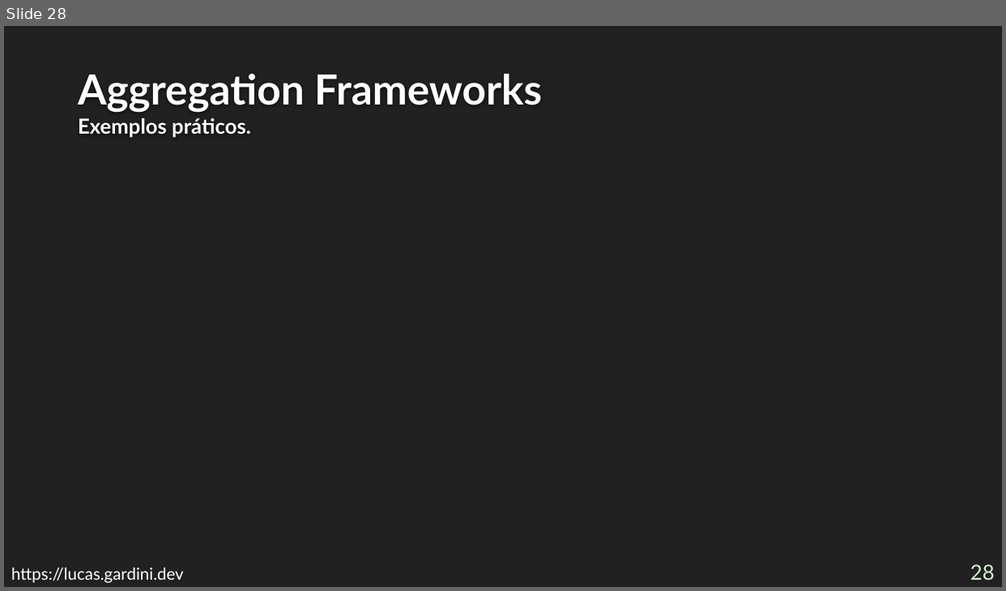
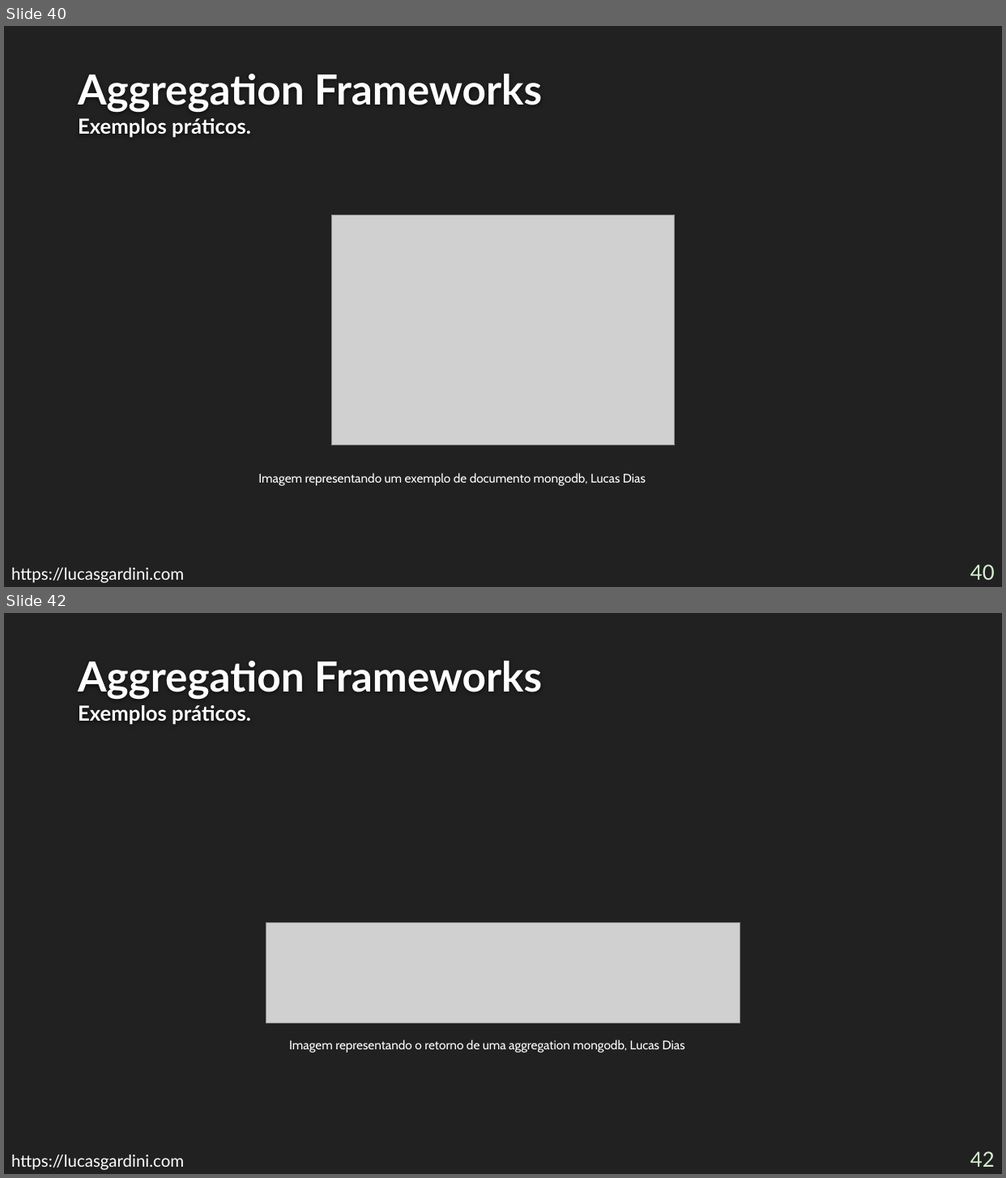
Before and after one commit to Lucas-Gardini/IFSP-ADS-BD2, a slide deck: mongodb/minicurso-mongodb.pptx. Shown one above the other, each under a label of ours: slide 28 before the commit, slides 40 and 42 after it; the slides between them are not shown. The pictures are 1006x591 and 1006x1178 pixels, drawn with LibreOffice and Linux fonts; fonts in the diff are those of the drawing; grey boxes stand for pictures; background and template pictures are left out. Boxes give left, top, right and bottom in pixels: in the first picture for what was removed or moved away, otherwise in the second. Text is boxed around its words. In the diff, an @@ line names an element or a change of style, - is before the commit and + after.

```diff
--- a/mongodb/minicurso-mongodb.pptx
+++ b/mongodb/minicurso-mongodb.pptx
@@ slide 42 added at [4,613,1002,1174], background #212121 @@
@@ title added at [78,661,542,725], 40 pt, text #FEFEFE, bold @@
+Aggregation Frameworks
+Exemplos práticos.
@@ picture added at [266,923,740,1023] @@
@@ text added at [289,1040,685,1053], 12 pt, text #FFFFFF @@
+Imagem representando o retorno de uma aggregation mongodb, Lucas Dias
@@ text added at [11,1155,184,1170], 16 pt, text #FFFFFF @@
+https://lucasgardini.com
@@ page number added at [970,1152,995,1167], 20 pt, text #D6F0D1 @@
+42
@@ what was slide 28 is now slide 40 @@
@@ slide 40 changed as well @@
@@ picture added at [331,216,674,446] @@
@@ text added at [258,473,646,486], 12 pt, text #FFFFFF @@
+Imagem representando um exemplo de documento mongodb, Lucas Dias
@@ text at [11,568,184,583]: text changed @@
-https://lucas.gardini.dev
+https://lucasgardini.com
@@ page number at [970,565,995,580]: text changed @@
-28
+40
```
Also in this commit, not shown: 31 other slides changed, 18 other slides added, 5 slides removed.
